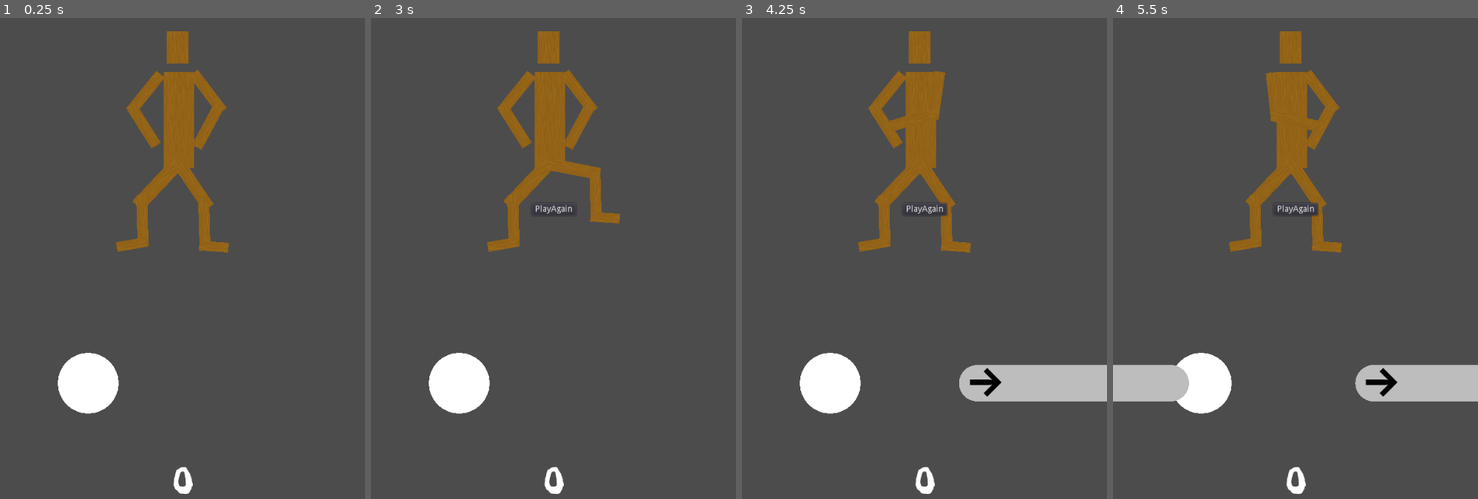
Above: before the commit, frames 1-4 (left to right).
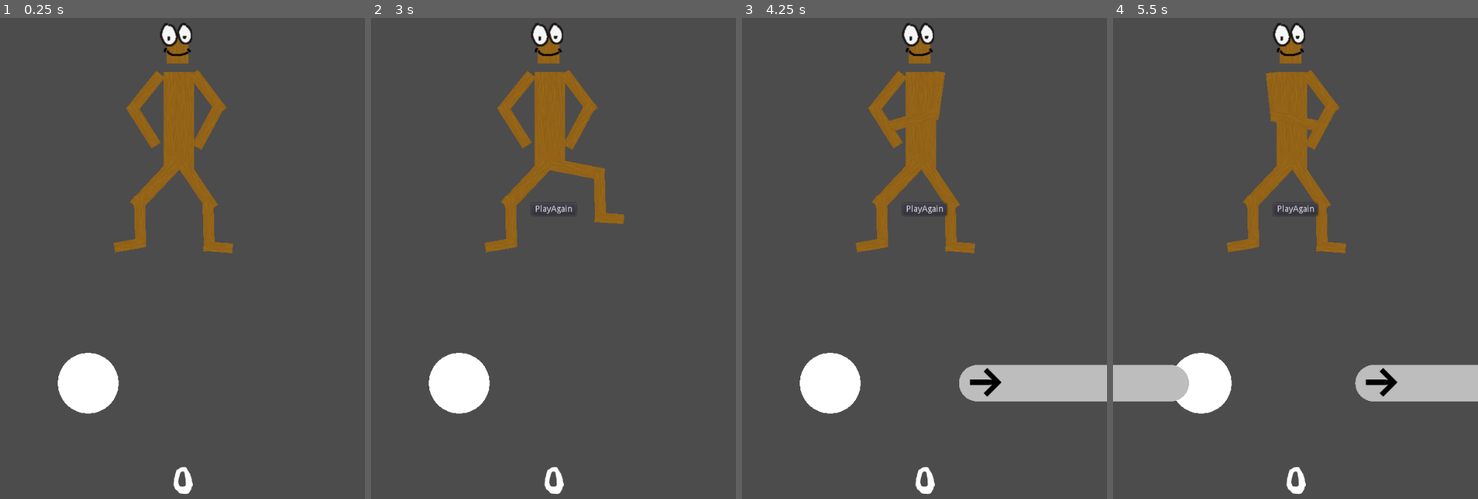
Above: after the commit, the same moments.

Repository: doctor-g/LD52
Game: Godot game, scene res://Game/Game.tscn
Two runs of this game, one before a commit and one after it. Both use one fixed random seed, a clock stepped at 60 frames per second and the inputs below. Sound files missing from this copy of the repository are replaced by a short silence.
Inputs:
- Up to frame 1 (0.25 s): no input
- Up to frame 2 (3 s): click "PlayAgain" at 0.5 s; click "PlayAgain" at 1.25 s; click "PlayAgain" at 2 s; hold Right (ui_right) from 2.78 s (still down)
- Up to frame 3 (4.25 s): tap Enter at 3.5 s; release Right (ui_right) at 3.53 s; hold Down (ui_down) from 3.53 s (still down)
- Up to frame 4 (5.5 s): release Down (ui_down) at 4.28 s; hold Right (ui_right) 4.28-5.03 s; hold Up (ui_up) from 5.03 s (still down)

The runs differ from the first frame. In frame 1, 1.0% of the frame differs, in the area x 31-64%, y 0-49%; in frame 2, 0.9%; in frame 3, 1.0%; in frame 4, 1.0%.

Commit message:
Give him a static face

Diff:
--- a/project/Dancer/Dancer.tscn
+++ b/project/Dancer/Dancer.tscn
@@ -1,7 +1,9 @@
-[gd_scene load_steps=3 format=2]
+[gd_scene load_steps=5 format=2]
 
 [ext_resource path="res://Dancer/Dancer.gd" type="Script" id=1]
 [ext_resource path="res://Dancer/wood.png" type="Texture" id=2]
+[ext_resource path="res://Dancer/eyes.png" type="Texture" id=3]
+[ext_resource path="res://Dancer/mouth.png" type="Texture" id=4]
 
 [node name="Dancer" type="Node2D"]
 script = ExtResource( 1 )
@@ -21,6 +23,7 @@
 
 [node name="Hip_Left" type="Node2D" parent="Pelvis"]
 unique_name_in_owner = true
+position = Vector2( -4, 1 )
 
 [node name="TextureRect" type="TextureRect" parent="Pelvis/Hip_Left"]
 margin_left = -9.0
@@ -145,8 +148,17 @@
 expand = true
 stretch_mode = 2
 
+[node name="Eyes" type="Sprite" parent="Pelvis/Neck/Head"]
+position = Vector2( -3, 4 )
+texture = ExtResource( 3 )
+
+[node name="Mouth" type="Sprite" parent="Pelvis/Neck/Head"]
+position = Vector2( -1, 31 )
+texture = ExtResource( 4 )
+
 [node name="Hip_Right" type="Node2D" parent="Pelvis"]
 unique_name_in_owner = true
+position = Vector2( 7, 1 )
 
 [node name="TextureRect" type="TextureRect" parent="Pelvis/Hip_Right"]
 margin_left = -8.0
Binary file added: project/Dancer/eyes.png
Not shown, added: project/Dancer/eyes.png.import
Binary file added: project/Dancer/mouth.png
Not shown, added: project/Dancer/mouth.png.import
Not shown, added: assets/images/dancer/eyes.xcf
Not shown, added: assets/images/dancer/mouth.xcf
